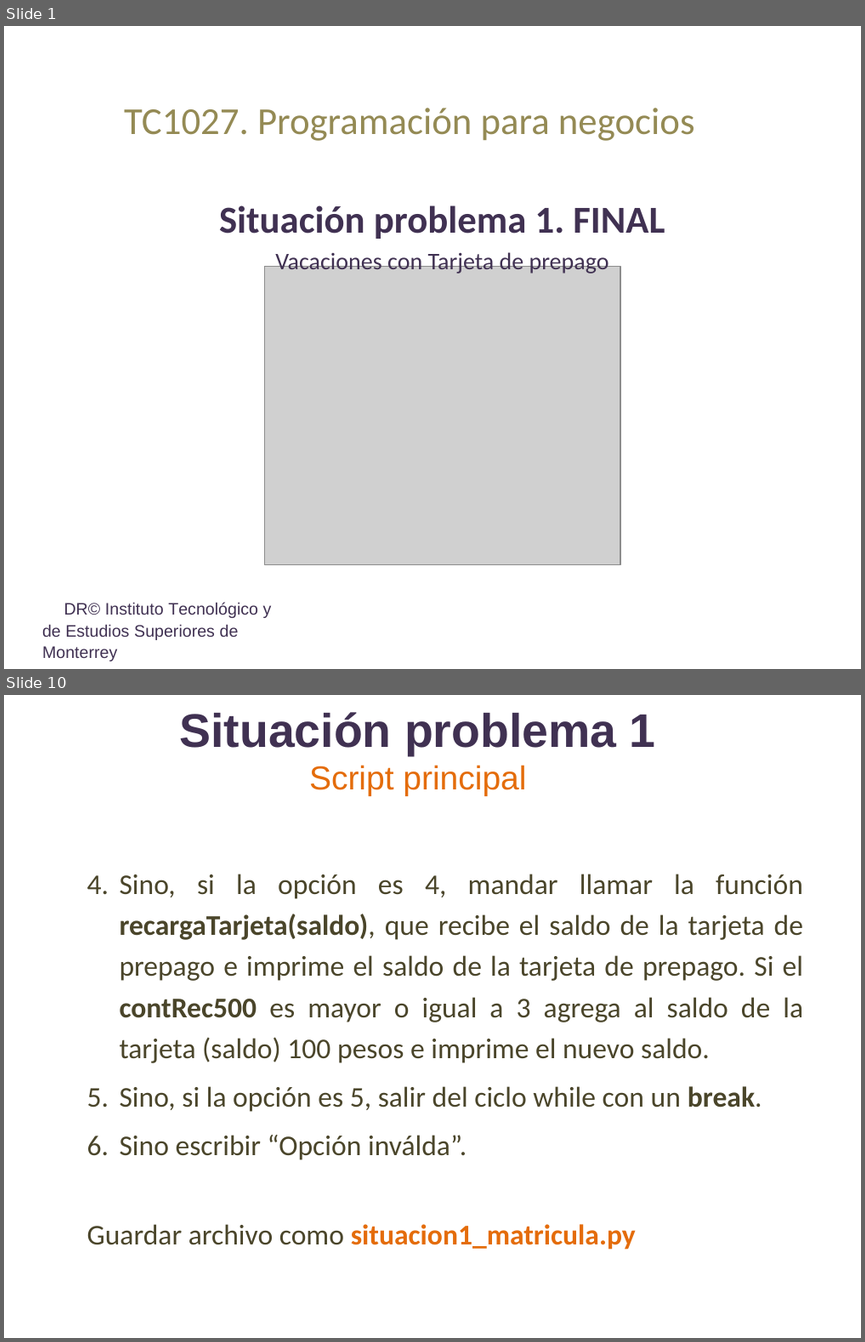
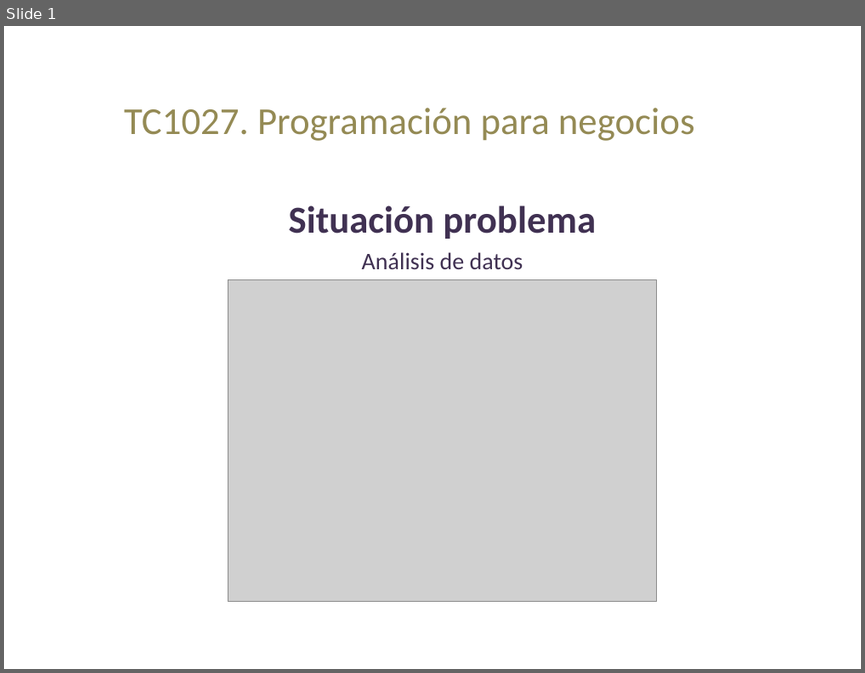
Before and after one commit to lizetheP/Programacion, a slide deck: CalendarioAgo2022/proyecto/SITUACION_PROBLEMA.pptx. Shown one above the other, each under a label of ours: slides 1 and 10 before the commit, slide 1 after it; the slides between them are not shown. The pictures are 865x1342 and 865x673 pixels, drawn with LibreOffice and Linux fonts; fonts in the diff are those of the drawing; grey boxes stand for pictures. Boxes give left, top, right and bottom in pixels: in the first picture for what was removed or moved away, otherwise in the second. Text is boxed around its words. In the diff, an @@ line names an element or a change of style, - is before the commit and + after.

```diff
--- a/CalendarioAgo2022/proyecto/SITUACION_PROBLEMA.pptx
+++ b/CalendarioAgo2022/proyecto/SITUACION_PROBLEMA.pptx
@@ slide 10 removed at [4,695,861,1338], background #FFFFFF @@
@@ title removed at [180,712,656,796] @@
-Situación problema 1
-Script principal
@@ text removed at [87,873,803,1249] @@
-  4. Sino, si la opción es 4, mandar llamar la función recargaTarjeta(saldo), que recibe el saldo de la tarjeta de prepago e imprime el saldo de la tarjeta de prepago. Si el contRec500 es mayor o igual a 3 agrega al saldo de la tarjeta (saldo) 100 pesos e imprime el nuevo saldo.
-  5. Sino, si la opción es 5, salir del ciclo while con un break.
-  6. Sino escribir “Opción inválda”.
-  Guardar archivo como situacion1_matricula.py
@@ slide 1 changed as well @@
@@ subtitle at [289,205,596,269]: text changed; size 20 to 32 pt; bold on @@
-Situación problema 1. FINAL
-Vacaciones con Tarjeta de prepago
+Situación problema
+Análisis de datos
@@ picture: place and size @@
-picture at [264,267,621,565]
+picture at [228,279,657,601]
@@ text removed at [42,601,272,661] @@
-DR© Instituto Tecnológico y de Estudios Superiores de Monterrey
```
Also in this commit, not shown: 2 other slides changed, 15 slides added, 6 other slides removed, 5 other files.
